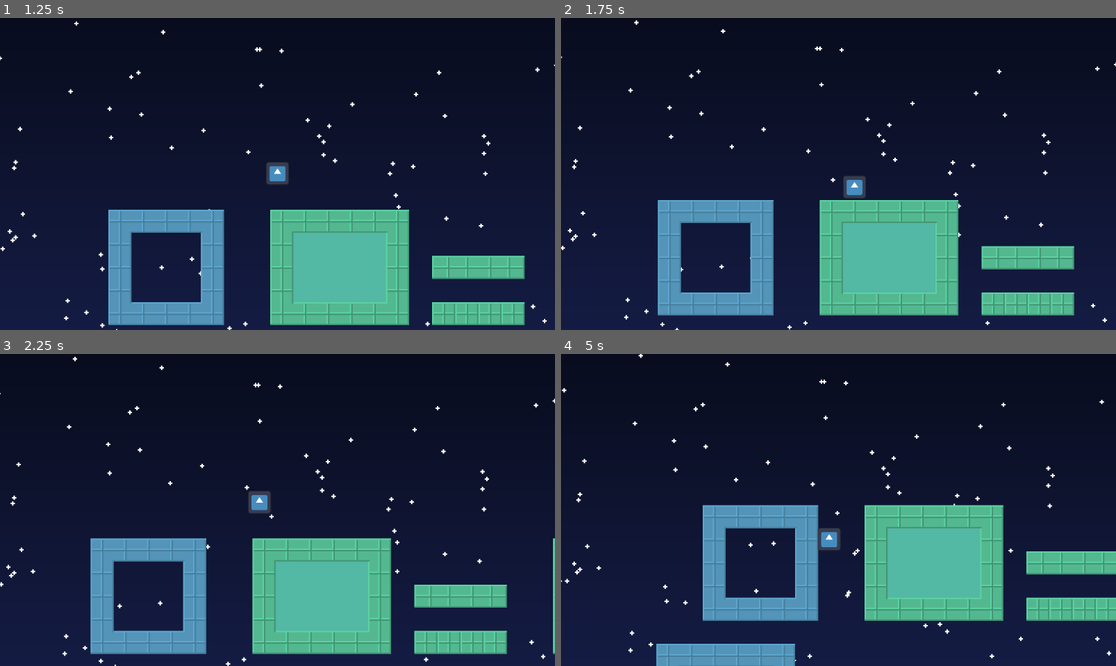
Above: before the commit, frames 1-4 (two rows, left to right).
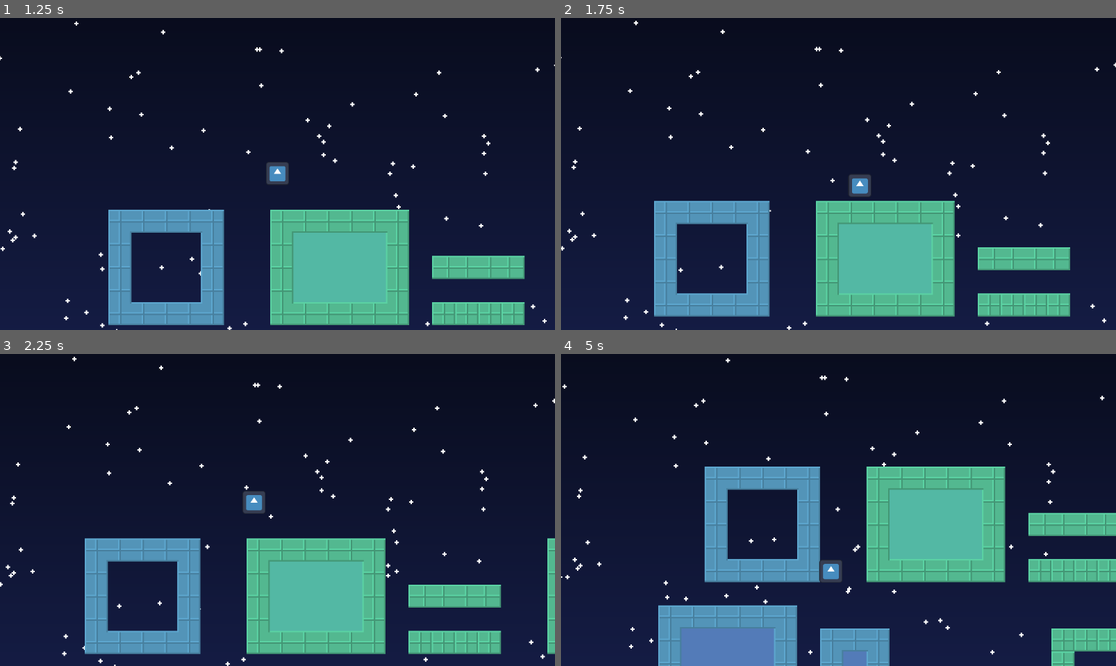
Above: after the commit, the same moments.

Repository: reneelias/Godot-2D-Platformer
Game: Godot game, scene res://Scenes/main.tscn
The game is run twice, just before and just after one commit, with the same random seed, the same clock (stepped at 60 frames per second) and the same inputs. The engine's default icon, where the game draws it, is replaced by a stand-in: a white triangle on a blue panel in a dark square.
Inputs:
- Up to frame 1 (1.25 s): hold D from 0.53 s (still down); hold R from 0.53 s (still down); tap Space at 0.77 s
- Up to frame 2 (1.75 s): keep holding D; release R at 1.28 s; tap R at 1.35 s; tap Space at 1.52 s
- Up to frame 3 (2.25 s): release D at 2.03 s; hold A from 2.03 s (still down); hold R from 2.03 s (still down)
- Up to frame 4 (5 s): release A at 2.78 s; release R at 2.78 s; hold D 2.78-4.28 s; tap R at 2.85, 4.35 s; tap Space at 3.02, 3.77, 4.52 s; hold R 3.53-4.28 s; hold A from 4.28 s (still down)

Frame 1 is identical in both runs. In frame 2, 6.6% of the frame differs, in the area x 0-100%, y 0-100%; in frame 3, 5.7%; in frame 4, 25%.

Commit message:
Jump/movement physics modifications

Diff:
--- a/2d-platformer/Scenes/main.tscn
+++ b/2d-platformer/Scenes/main.tscn
@@ -213,8 +213,8 @@
 [node name="Player" parent="." instance=ExtResource("4_jjvhh")]
 position = Vector2(-59, -121)
 jumpSpeed = 75
-inAirDamp = 0.6
-jumpSpeedFrames = 20
-jumpSpeedScaler = 0.3
+inAirDamp = 0.8
+jumpSpeedFrames = 15
+jumpSpeedScaler = 0.375
 
 [editable path="Player"]
